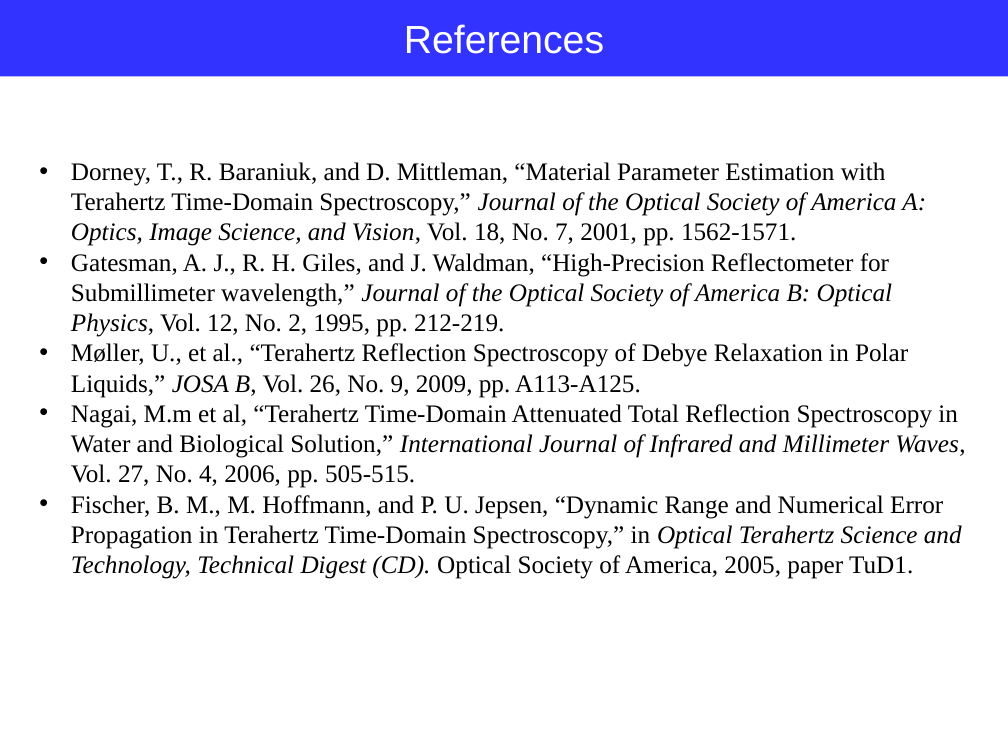
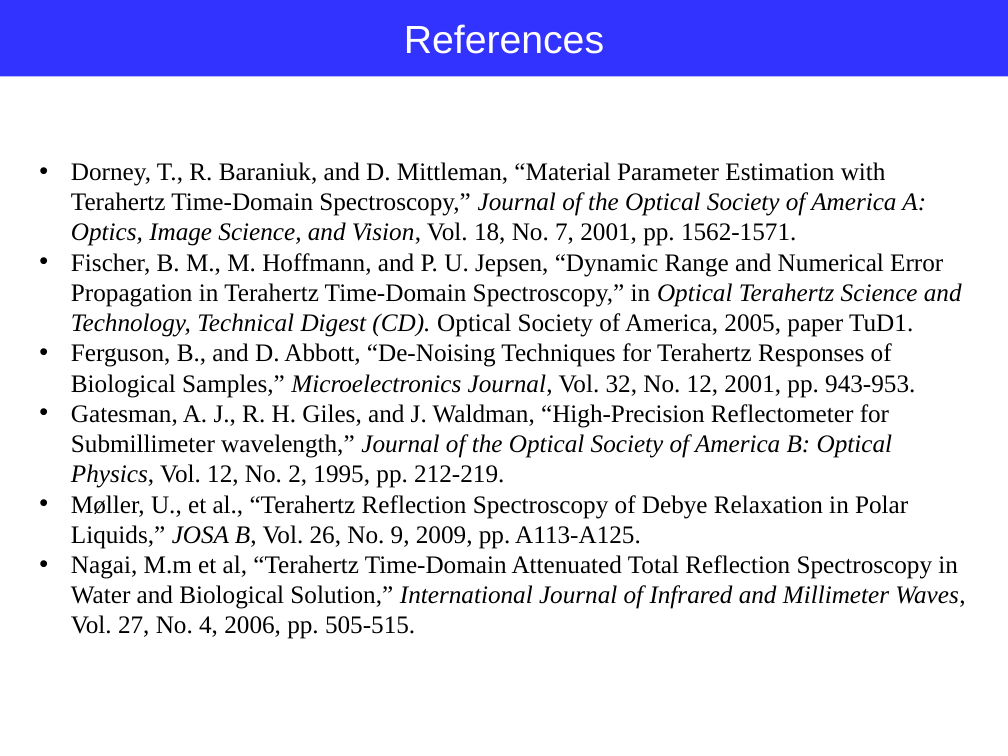
Before and after one commit to jglee96/NBTP_Lab, a slide deck: slide 22 of Terahertz Metrology/Ch2/Terahertz Metrology_Ch2.pptx. Drawn at 1008x756 pixels with LibreOffice and Linux fonts; fonts in the diff are those of the drawing. Boxes give left, top, right and bottom in pixels: in the first picture for what was removed or moved away, otherwise in the second. Text is boxed around its words. In the diff, an @@ line names an element or a change of style, - is before the commit and + after.

```diff
--- a/Terahertz Metrology/Ch2/Terahertz Metrology_Ch2.pptx
+++ b/Terahertz Metrology/Ch2/Terahertz Metrology_Ch2.pptx
@@ text at [71, 253, 962, 398]: paragraphs added @@
+• Fischer, B. M., M. Hoffmann, and P. U. Jepsen, “Dynamic Range and Numerical Error Propagation in Terahertz Time-Domain Spectroscopy,” in Optical Terahertz Science and Technology, Technical Digest (CD). Optical Society of America, 2005, paper TuD1.
+• Ferguson, B., and D. Abbott, “De-Noising Techniques for Terahertz Responses of Biological Samples,” Microelectronics Journal, Vol. 32, No. 12, 2001, pp. 943-953.
@@ text at [71, 495, 962, 579]: paragraph removed @@
-• Fischer, B. M., M. Hoffmann, and P. U. Jepsen, “Dynamic Range and Numerical Error Propagation in Terahertz Time-Domain Spectroscopy,” in Optical Terahertz Science and Technology, Technical Digest (CD). Optical Society of America, 2005, paper TuD1.
```
Also in this commit, not shown: 4 other slides changed.
